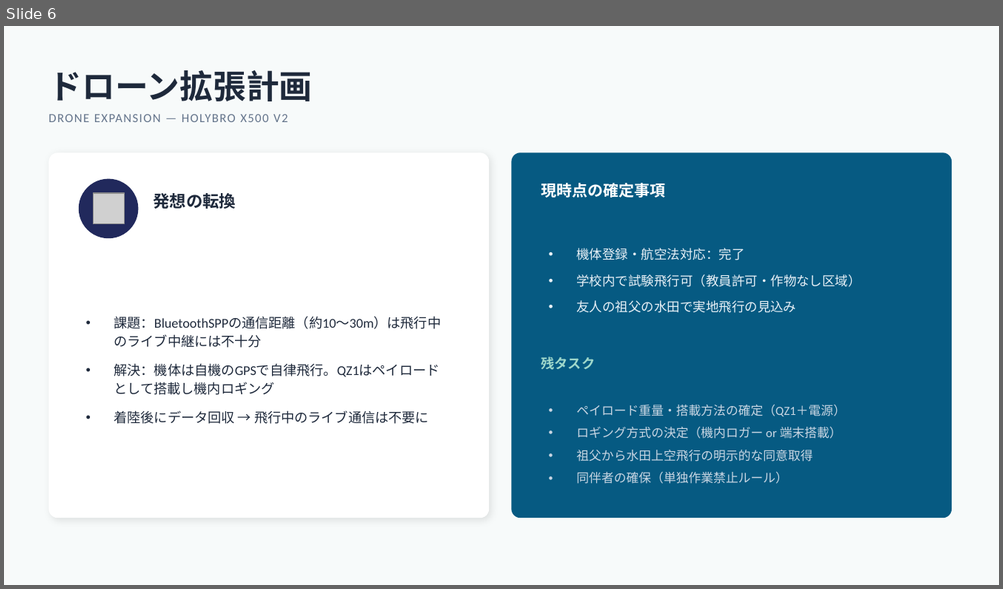
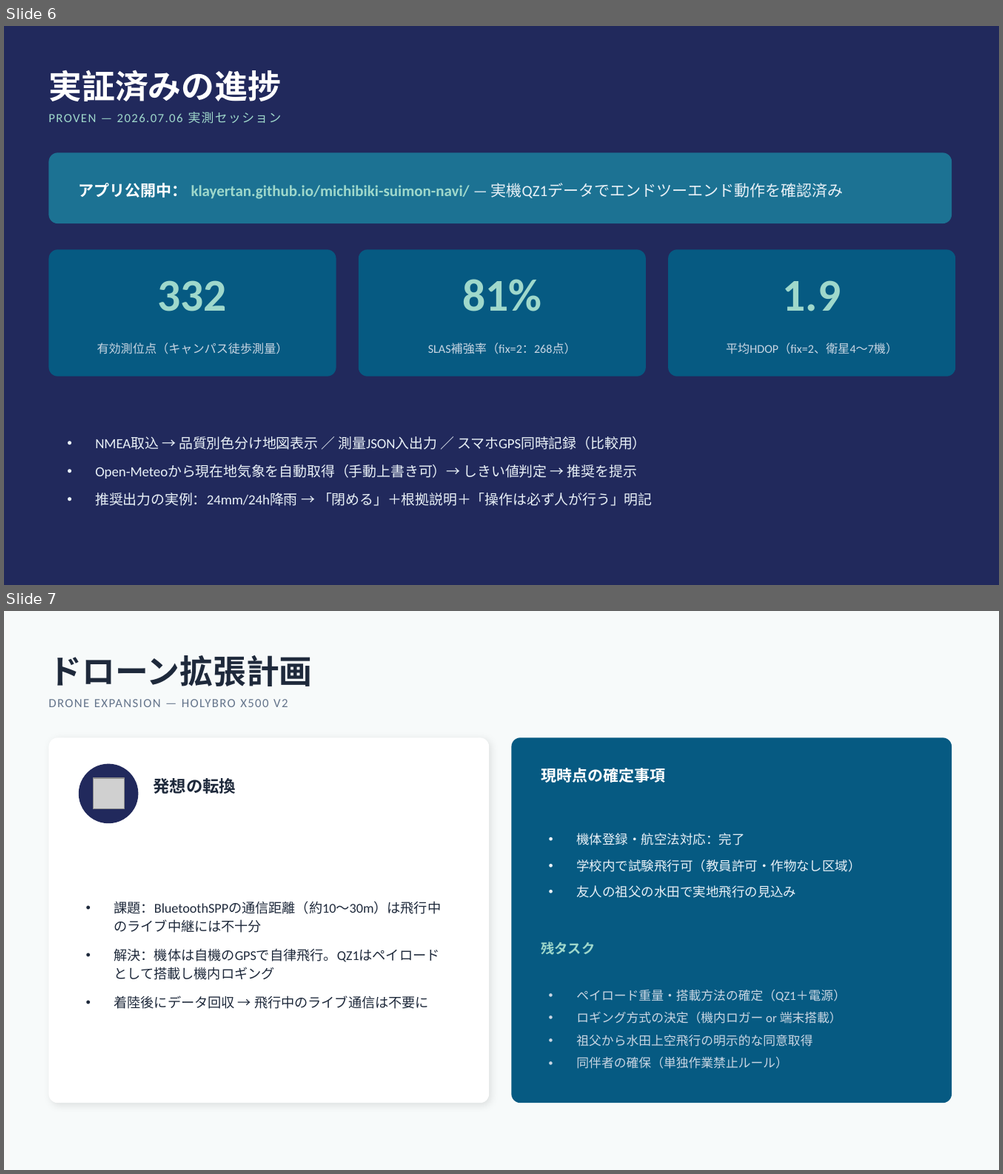
Before and after one commit to Klayertan/michibiki-suimon-navi, a slide deck: Suimon_Navi_Plan.pptx. Shown one above the other, each under a label of ours: slide 6 before the commit, slides 6 and 7 after it. The pictures are 1003x589 and 1003x1174 pixels, drawn with LibreOffice and Linux fonts; fonts in the diff are those of the drawing; grey boxes stand for pictures. Boxes give left, top, right and bottom in pixels: in the first picture for what was removed or moved away, otherwise in the second. Text is boxed around its words. In the diff, an @@ line names an element or a change of style, - is before the commit and + after.

```diff
--- a/Suimon_Navi_Plan.pptx
+++ b/Suimon_Navi_Plan.pptx
@@ slide 6 added at bbox=[4, 26, 999, 585], background #21295C @@
@@ text added at bbox=[48, 70, 281, 101], 32 pt, text #FFFFFF, bold @@
+実証済みの進捗
@@ text added at bbox=[48, 112, 282, 124], 12 pt, text #9FD8CB @@
+PROVEN — 2026.07.06 実測セッション
@@ rounded rectangle added at bbox=[48, 153, 951, 224], fill #1C7293 @@
@@ text added at bbox=[79, 183, 843, 199], 15 pt, text #9FD8CB, bold @@
+アプリ公開中： klayertan.github.io/michibiki-suimon-navi/ — 実機QZ1データでエンドツーエンド動作を確認済み
@@ rounded rectangle added at bbox=[48, 249, 336, 377], fill #065A82 @@
@@ rounded rectangle added at bbox=[358, 249, 646, 377], fill #065A82 @@
@@ rounded rectangle added at bbox=[668, 249, 956, 377], fill #065A82 @@
@@ text added at bbox=[158, 281, 227, 312], 44 pt, text #9FD8CB, bold @@
+332
@@ text added at bbox=[462, 279, 541, 312], 44 pt, text #9FD8CB, bold @@
+81%
@@ text added at bbox=[782, 281, 841, 312], 44 pt, text #9FD8CB, bold @@
+1.9
@@ text added at bbox=[97, 343, 288, 355], 11.5 pt, text #C9D6E3 @@
+有効測位点（キャンパス徒歩測量）
@@ text added at bbox=[428, 343, 576, 355], 11.5 pt, text #C9D6E3 @@
+SLAS補強率（fix=2：268点）
@@ text added at bbox=[726, 343, 897, 355], 11.5 pt, text #C9D6E3 @@
+平均HDOP（fix=2、衛星4〜7機）
@@ text added at bbox=[95, 437, 652, 506], 13.5 pt, text #E9F1F7 @@
+• NMEA取込 → 品質別色分け地図表示 ／ 測量JSON入出力 ／ スマホGPS同時記録（比較用）
+• Open-Meteoから現在地気象を自動取得（手動上書き可）→ しきい値判定 → 推奨を提示
+• 推奨出力の実例：24mm/24h降雨 → 「閉める」＋根拠説明＋「操作は必ず人が行う」明記
@@ what was slide 6 is now slide 7 @@
```
Also in this commit, not shown: 5 slides changed, 3 other slides added, 1 other file.
